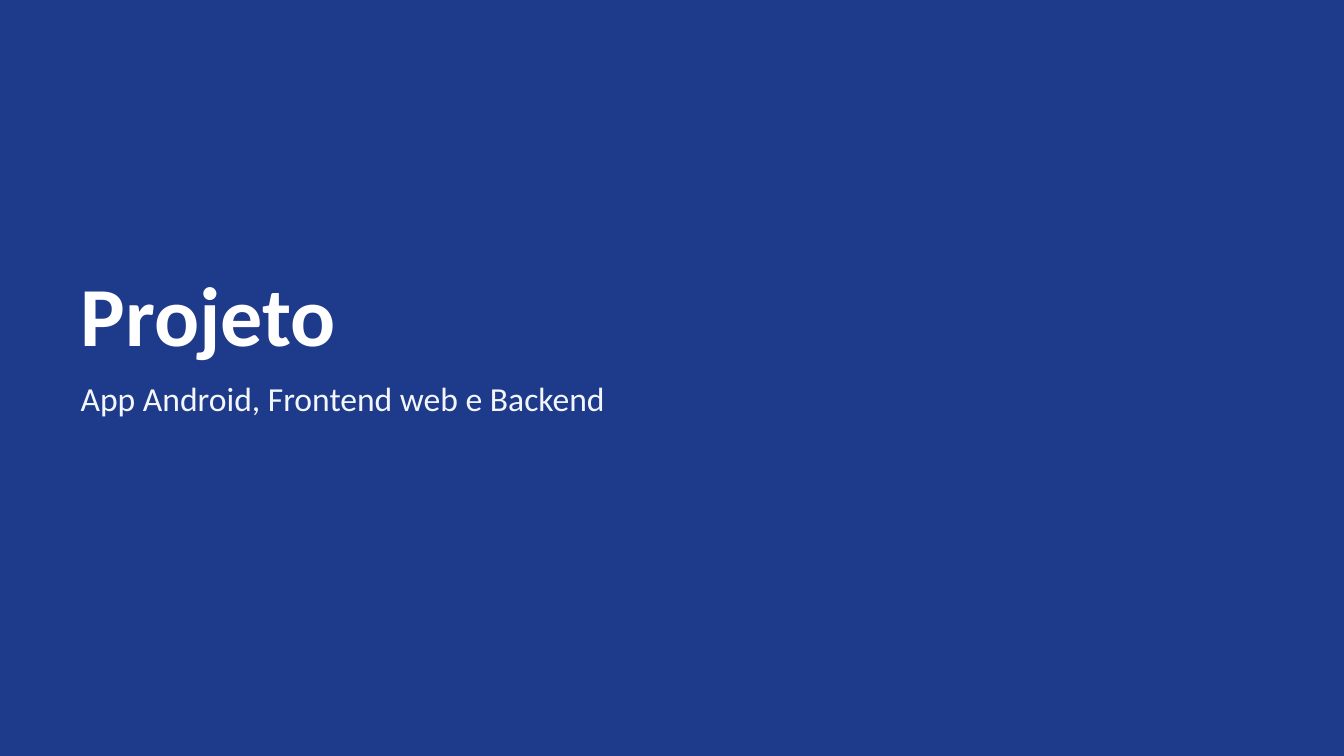
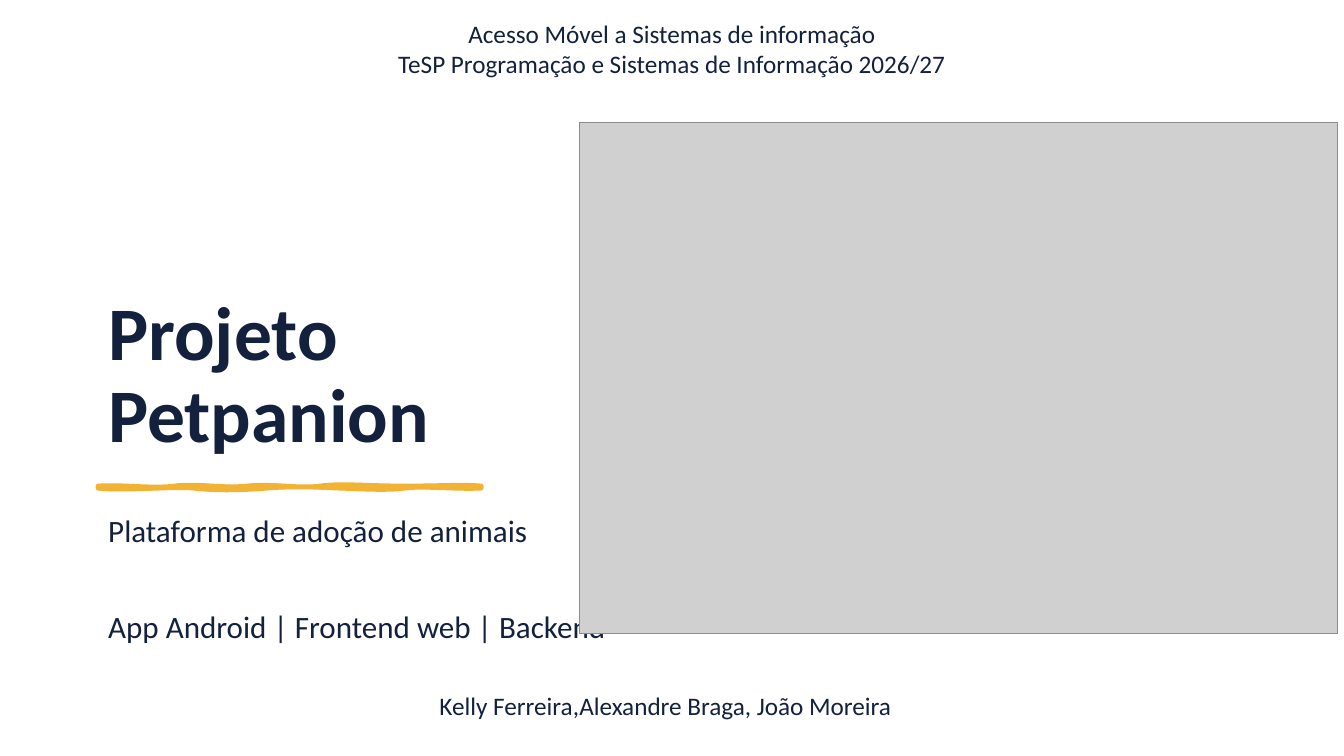
Before and after one commit to Alex180303/ProjetoPSI, a slide deck: slide 1 of ProjetoPSI_Apresentacao.pptx. Drawn at 1344x756 pixels with LibreOffice and Linux fonts; fonts in the diff are those of the drawing; grey boxes stand for pictures. Boxes give left, top, right and bottom in pixels: in the first picture for what was removed or moved away, otherwise in the second. Text is boxed around its words. In the diff, an @@ line names an element or a change of style, - is before the commit and + after.

```diff
--- a/ProjetoPSI_Apresentacao.pptx
+++ b/ProjetoPSI_Apresentacao.pptx
@@ background #1E3A8A to #FFFFFF @@
@@ text added at (398,25,945,78), 18 pt, text #14213D @@
+Acesso Móvel a Sistemas de informação
+TeSP Programação e Sistemas de Informação 2026/27
@@ picture added at (580,123,1338,634) @@
@@ title at (108,307,429,454): text changed; size 60 to 54 pt; text colour #FFFFFF to #14213D @@
-Projeto
+Projeto
+Petpanion
@@ freeform shape added at (98,486,481,488), fill #F2B233, outline #F2B233 3.5 pt @@
@@ text at (108,520,605,643): text changed; size 24 to 22.2 pt; text colour #F4F6FD to #14213D @@
-App Android, Frontend web e Backend
+Plataforma de adoção de animais
+App Android | Frontend web | Backend
@@ text added at (439,697,891,720), 18 pt, text #14213D @@
+Kelly Ferreira,Alexandre Braga, João Moreira
```
Also in this commit, not shown: 5 other slides changed, 8 slides added, 1 slide removed, 4 other files.
